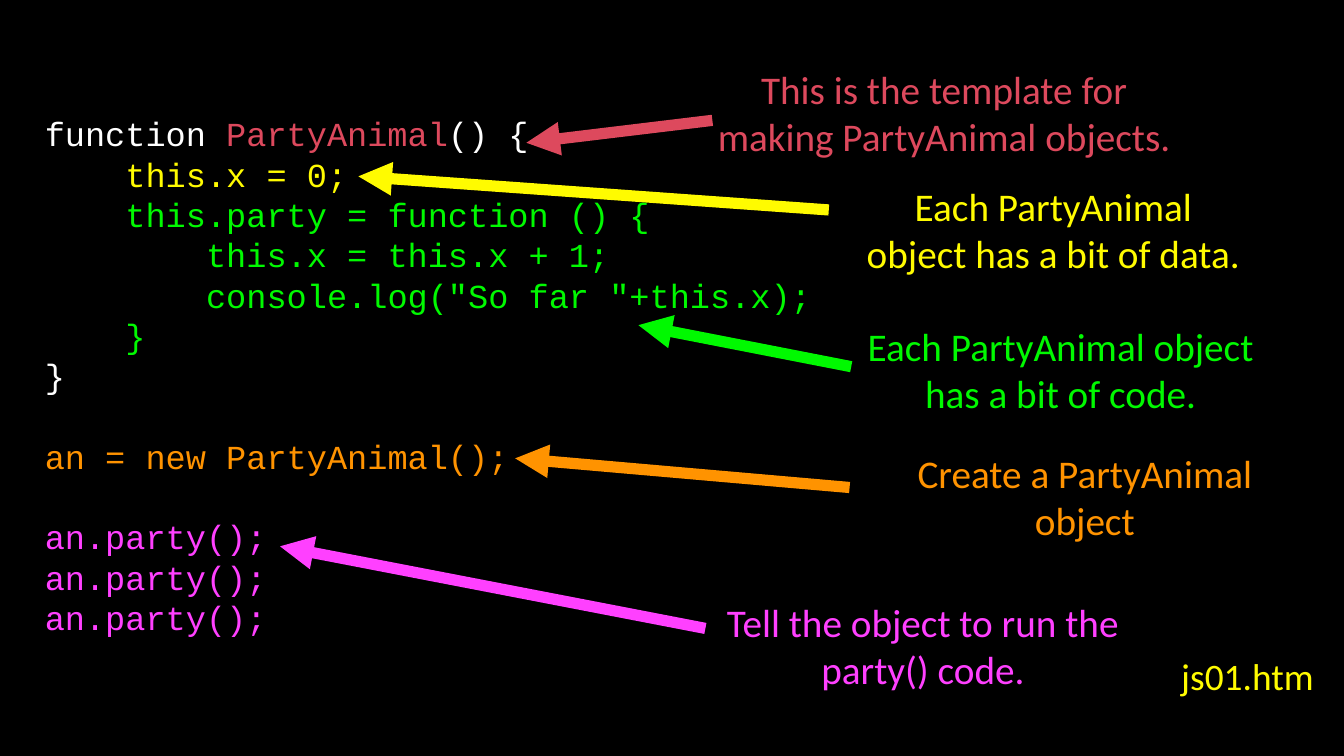
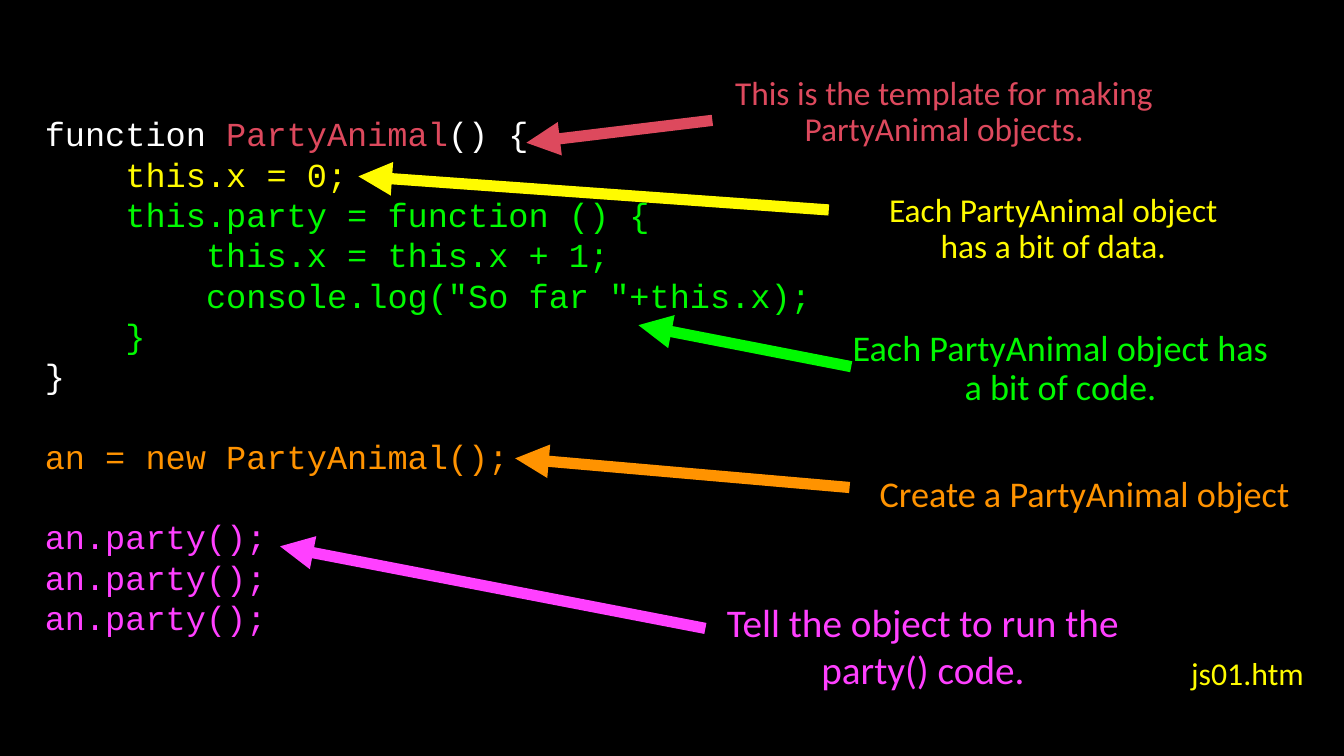
Before and after one commit to csev/dj4e, a slide deck: slide 10 of lectures/JS-02-JavaScript-Objects.ppt. Drawn at 1344x756 pixels with LibreOffice and Linux fonts; fonts in the diff are those of the drawing. Boxes give left, top, right and bottom in pixels: in the first picture for what was removed or moved away, otherwise in the second. Text is boxed around its words. In the diff, an @@ line names an element or a change of style, - is before the commit and + after.

```diff
--- a/lectures/JS-02-JavaScript-Objects.ppt
+++ b/lectures/JS-02-JavaScript-Objects.ppt
@@ free "This is the template for ..." at box(712, 59, 1176, 167): size 21 to 17.9 pt; line spacing 1 to 0.9 @@
@@ free "Each PartyAnimal object has a ..." at box(859, 179, 1247, 280): size 21 to 17.9 pt; line spacing 1 to 0.9 @@
@@ free "Each PartyAnimal object has a ..." at box(841, 319, 1281, 419): size 21 to 19.4 pt; line spacing 1 to 0.9 @@
@@ free "Create a PartyAnimal object" at box(859, 446, 1310, 547): size 21 to 19.4 pt; line spacing 1 to 0.9 @@
@@ free "js01.htm" at box(1175, 648, 1321, 703): size 20 to 17 pt; line spacing 1 to 0.9 @@
```
Also in this commit, not shown: 11 other slides changed, 1 other file.
